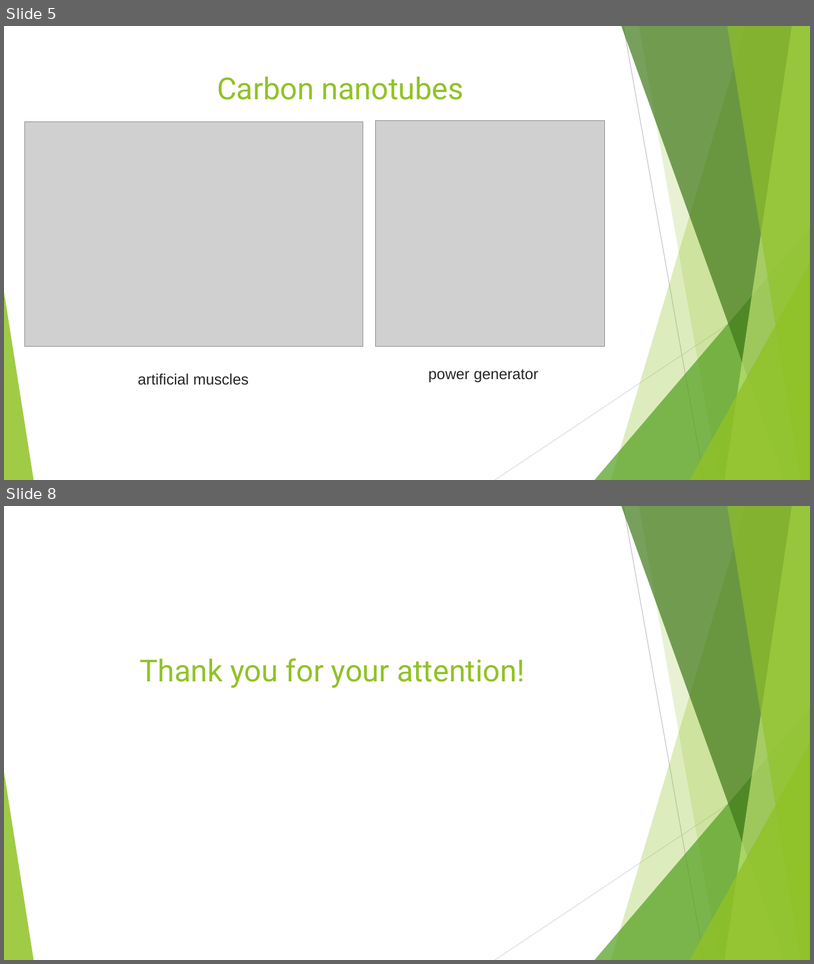
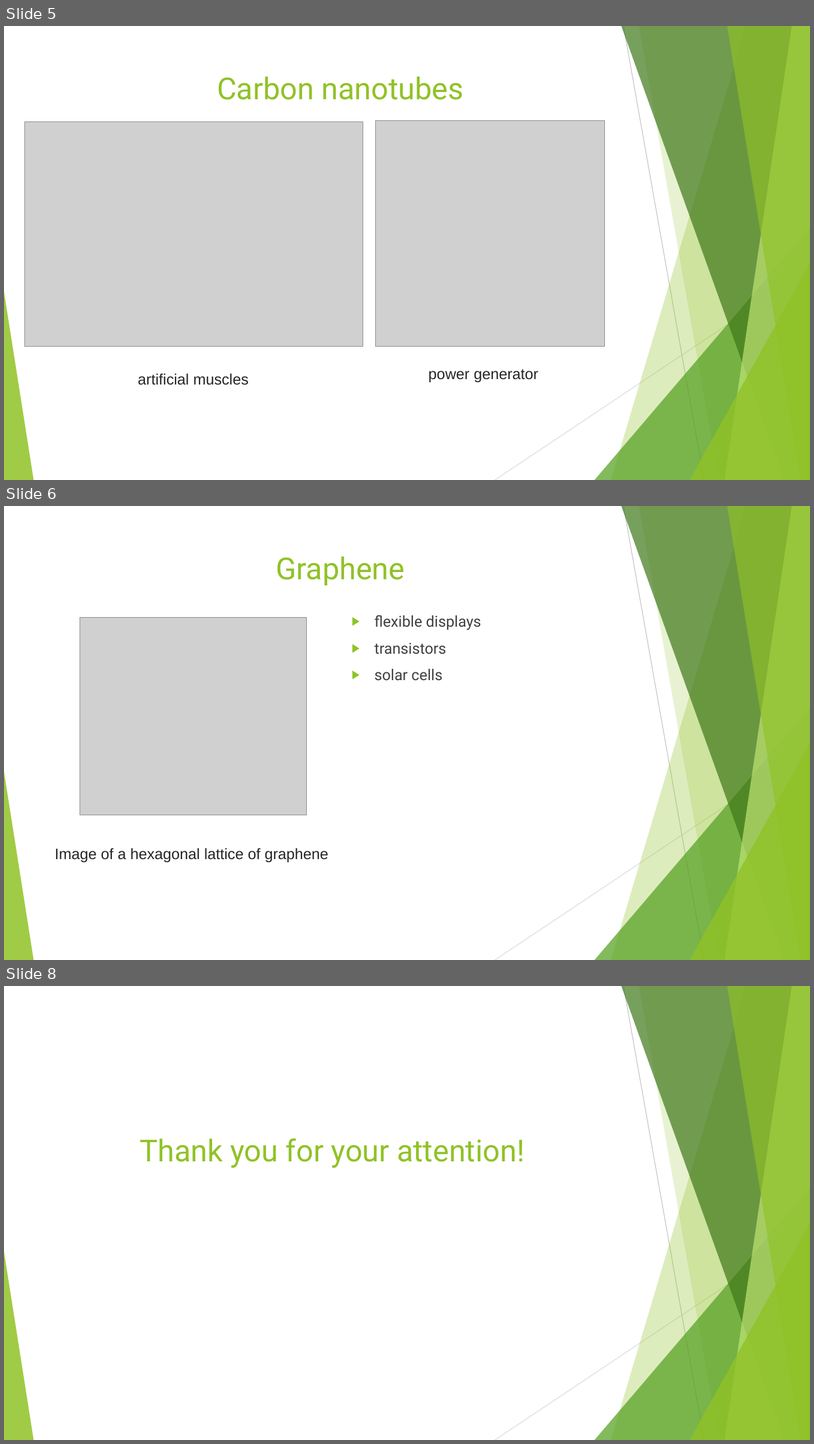
Before and after one commit to Vlad-ole/Presentations, a slide deck: News/News.pptx. Shown one above the other, each under a label of ours: slides 5 and 8 before the commit, slides 5, 6 and 8 after it; the slides between them are not shown. The pictures are 814x964 and 814x1444 pixels, drawn with LibreOffice and Linux fonts; fonts in the diff are those of the drawing; grey boxes stand for pictures. Boxes give left, top, right and bottom in pixels: in the first picture for what was removed or moved away, otherwise in the second. Text is boxed around its words. In the diff, an @@ line names an element or a change of style, - is before the commit and + after.

```diff
--- a/News/News.pptx
+++ b/News/News.pptx
@@ slide 6 added at [4, 506, 810, 960], background #FFFFFF; not listed: 10 template elements that a slide beside it also shows @@
@@ title added at [276, 556, 405, 586], 36 pt, text #90C226 @@
+Graphene
@@ picture added at [80, 618, 306, 815] @@
@@ text added at [375, 615, 482, 681], 18 pt, text #404040 @@
+▶ flexible displays
+▶ transistors
+▶ solar cells
@@ text added at [55, 847, 329, 862], 18 pt, text #252525 @@
+Image of a hexagonal lattice of graphene
```
Also in this commit, not shown: 2 slides changed, 1 slide removed, 1 other file.
